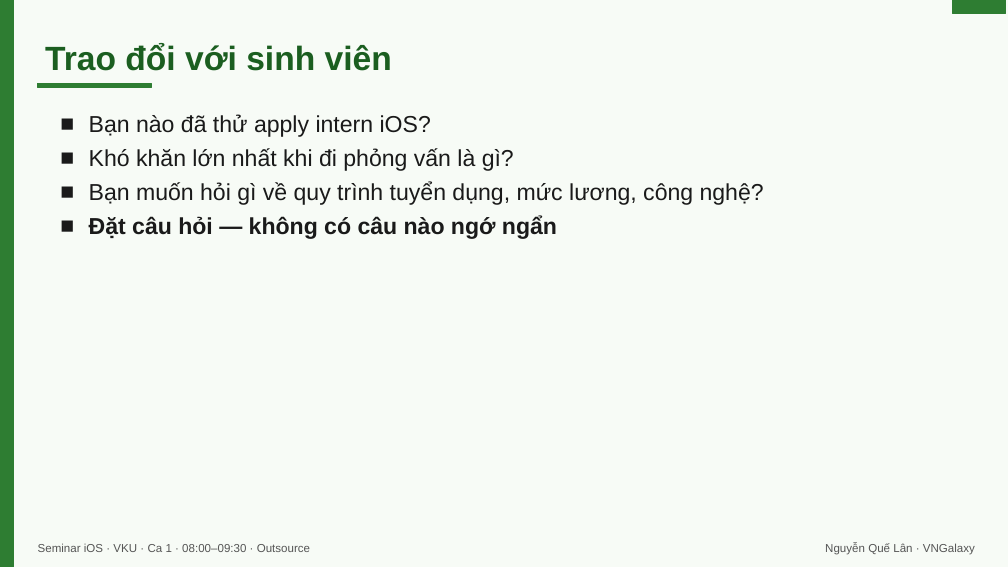
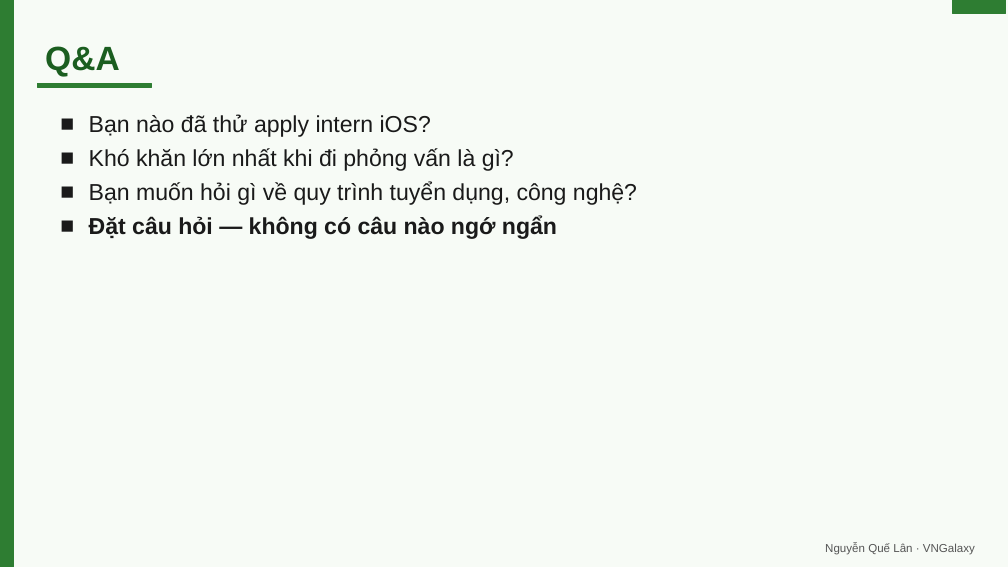
Before and after one commit to lantuyan/vku-semini-01, a slide deck: slide 28 of seminar-ios-vku-ca1.pptx (slide 27 before the commit). Drawn at 1008x567 pixels with LibreOffice and Linux fonts; fonts in the diff are those of the drawing. Boxes give left, top, right and bottom in pixels: in the first picture for what was removed or moved away, otherwise in the second. Text is boxed around its words. In the diff, an @@ line names an element or a change of style, - is before the commit and + after.

```diff
--- a/seminar-ios-vku-ca1.pptx
+++ b/seminar-ios-vku-ca1.pptx
@@ text at box(45, 46, 120, 77): text changed @@
-Trao đổi với sinh viên
+Q&A
@@ text at box(89, 182, 637, 205): text changed @@
-■ Bạn muốn hỏi gì về quy trình tuyển dụng, mức lương, công nghệ?
+■ Bạn muốn hỏi gì về quy trình tuyển dụng, công nghệ?
@@ text removed at box(38, 543, 310, 552) @@
-Seminar iOS · VKU · Ca 1 · 08:00–09:30 · Outsource
```
Also in this commit, not shown: 15 other slides changed, 13 slides added, 13 slides removed, 8 other files.
